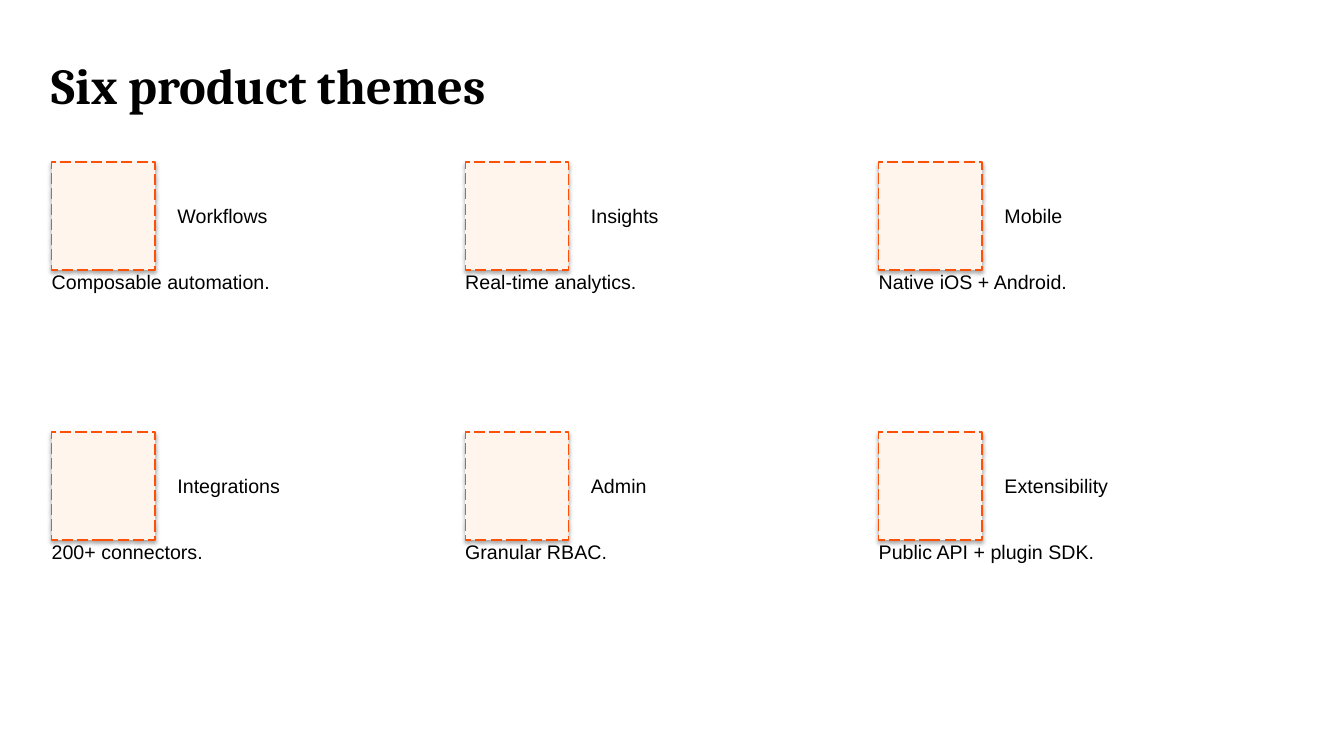
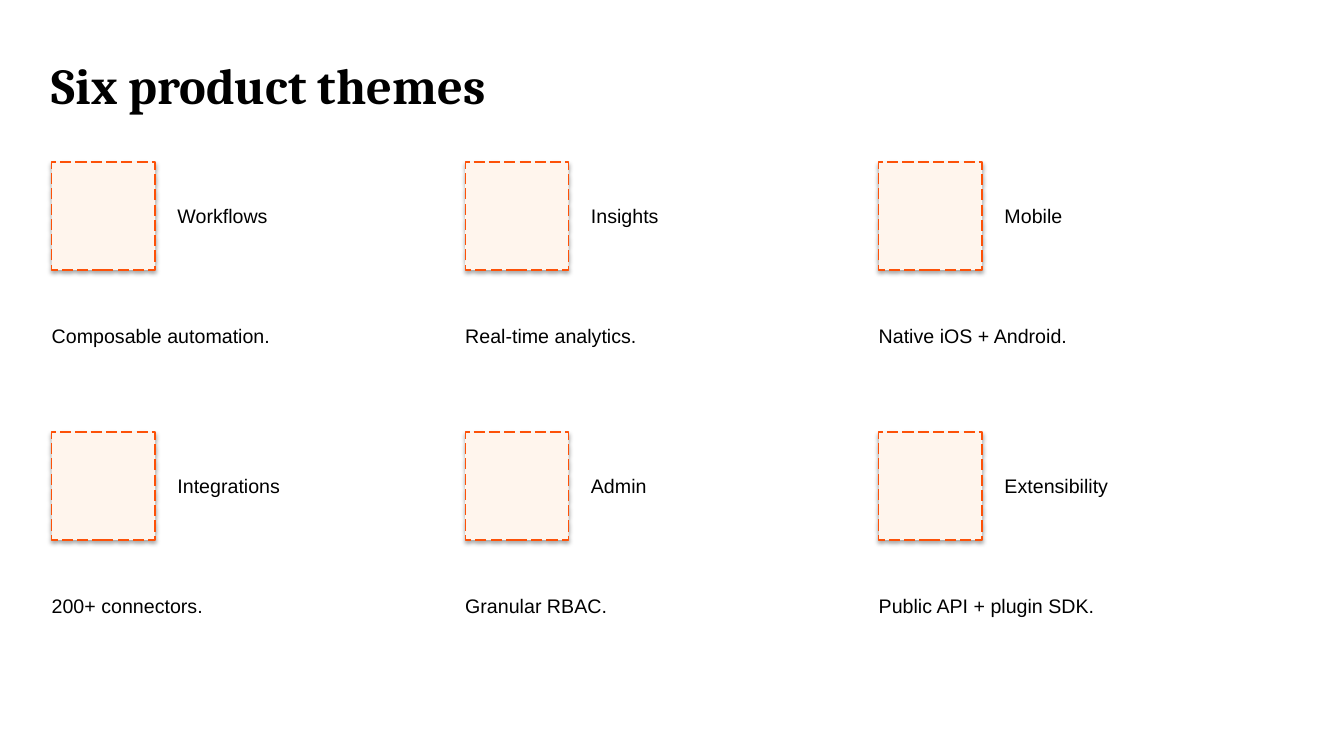
Before and after one commit to JakubNaskretski/pptx-skill-grid, a slide deck: slide 11 of examples/out_v2.pptx. Drawn at 1344x756 pixels with LibreOffice and Linux fonts; fonts in the diff are those of the drawing. Boxes give left, top, right and bottom in pixels: in the first picture for what was removed or moved away, otherwise in the second. Text is boxed around its words. In the diff, an @@ line names an element or a change of style, - is before the commit and + after.

Commit message:
Fix layout issues from first visual review of out_v2.pptx
section_divider:
  - Number cell expanded from 6→7 rows (rows 3-9). At 240pt the text was
    overflowing the 3.21in cell into the label below.
  - render_heading disables word_wrap on section_number so "01" / "02"
    can't break to two lines when the cell is borderline-narrow.

render_heading + render_text:
  - New optional vertical_anchor param (top/middle/bottom). Enables
    centering text against an image of equal height.

single_metric:
  - Caption moved to the footer strip (was crowding the 160pt hero number
    at rows 10-11).
  - Value cell expanded to rows 3-10; vertical_anchor=middle so it sits
    in the center of its cell.

four_up + six_up:
  - One-row gap inserted between icon_label and body. The body was
    visually butting up against the label with no breathing room.

matrix_2x2:
  - Image shrunk from 3x5 to 2x4 cells.
  - 2-col horizontal gap (cols 6-7) between left/right cards.
  - 1-row vertical gap (row 7) between top/bottom cards.
  - Label vertical_anchor=bottom + body vertical_anchor=top so the
    label/body junction lands exactly on the image's vertical centerline.

```diff
--- a/examples/out_v2.pptx
+++ b/examples/out_v2.pptx
@@ text "Composable automation.": place and size @@
-text "Composable automation." at (52,274,270,293)
+text "Composable automation." at (52,328,270,347)
@@ text "Real-time analytics.": place and size @@
-text "Real-time analytics." at (465,274,637,293)
+text "Real-time analytics." at (465,328,637,347)
@@ text "Native iOS + Android.": place and size @@
-text "Native iOS + Android." at (879,274,1067,290)
+text "Native iOS + Android." at (879,328,1067,344)
@@ text "200+ connectors.": place and size @@
-text "200+ connectors." at (52,545,202,560)
+text "200+ connectors." at (52,599,202,614)
@@ text "Granular RBAC.": place and size @@
-text "Granular RBAC." at (465,544,607,560)
+text "Granular RBAC." at (465,598,607,614)
@@ text "Public API + plugin SDK.": place and size @@
-text "Public API + plugin SDK." at (879,544,1094,563)
+text "Public API + plugin SDK." at (879,598,1094,617)
```
Also in this commit, not shown: 7 other slides changed, 8 other files.
